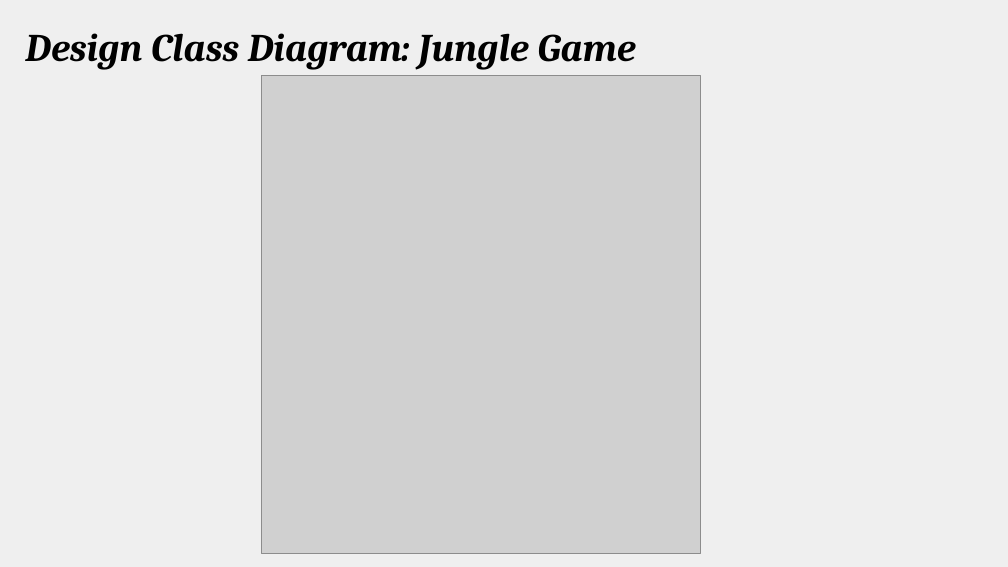
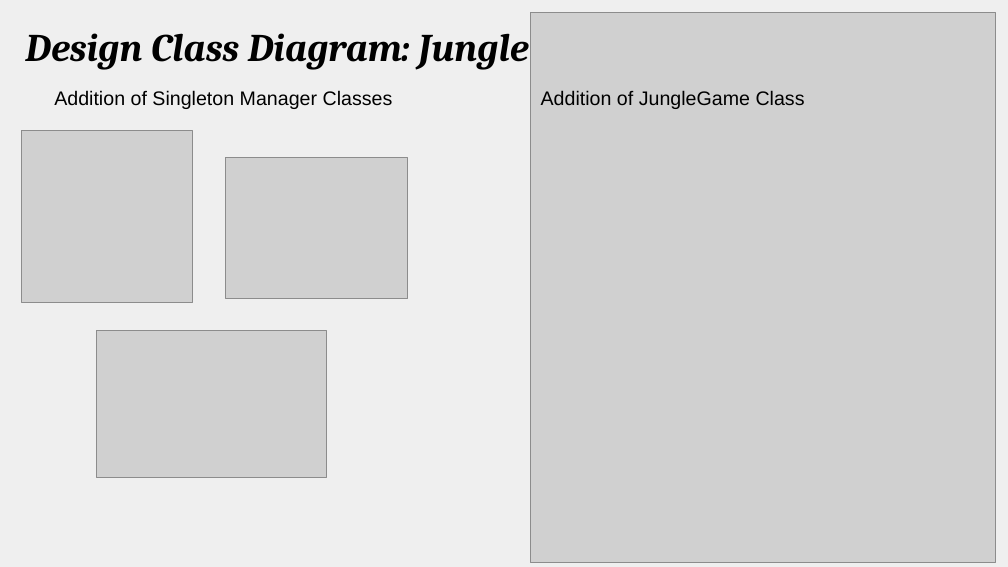
Before and after one commit to amgunden/cs414-f17-301-chessire-coders, a slide deck: slide 5 of documentation/P4 Presentation.pptx. Drawn at 1008x567 pixels with LibreOffice and Linux fonts; fonts in the diff are those of the drawing; grey boxes stand for pictures. Boxes give left, top, right and bottom in pixels: in the first picture for what was removed or moved away, otherwise in the second. Text is boxed around its words. In the diff, an @@ line names an element or a change of style, - is before the commit and + after.

Commit message:
Update presentation

```diff
--- a/documentation/P4 Presentation.pptx
+++ b/documentation/P4 Presentation.pptx
@@ picture: place and size @@
-picture at [261, 76, 701, 553]
+picture at [530, 12, 995, 561]
@@ text added at [54, 90, 393, 109], 14 pt, text #000000 @@
+Addition of Singleton Manager Classes
@@ text added at [541, 90, 805, 109], 14 pt, text #000000 @@
+Addition of JungleGame Class
@@ picture added at [22, 131, 193, 303] @@
@@ picture added at [226, 157, 408, 298] @@
@@ picture added at [97, 331, 327, 478] @@
```
Also in this commit, not shown: 5 other slides changed, 2 slides added, 1 slide removed, 1 other file.
